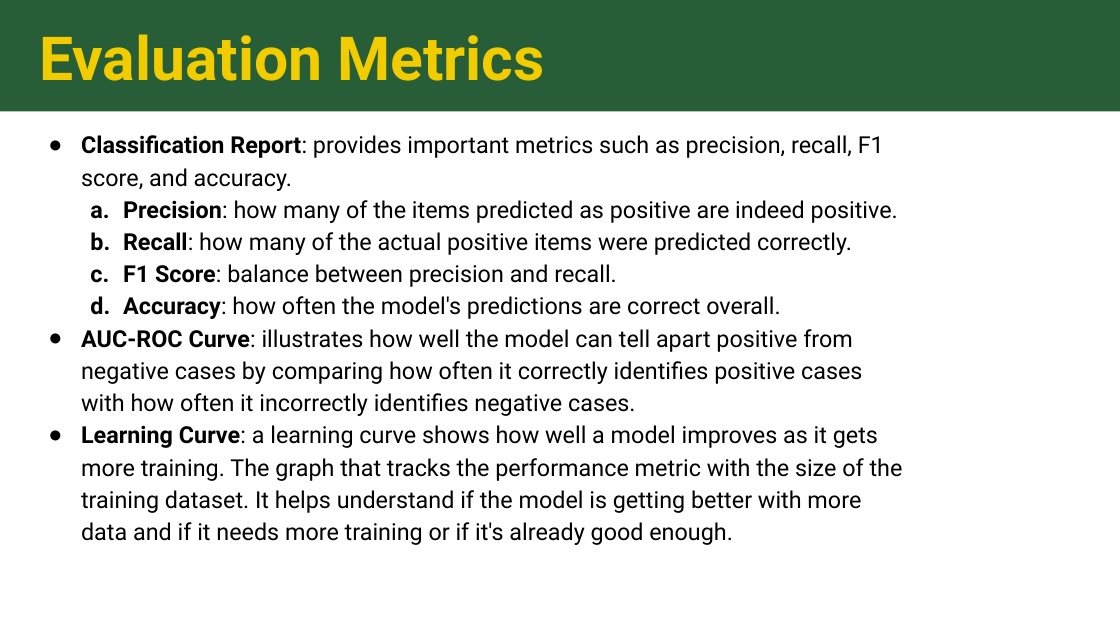
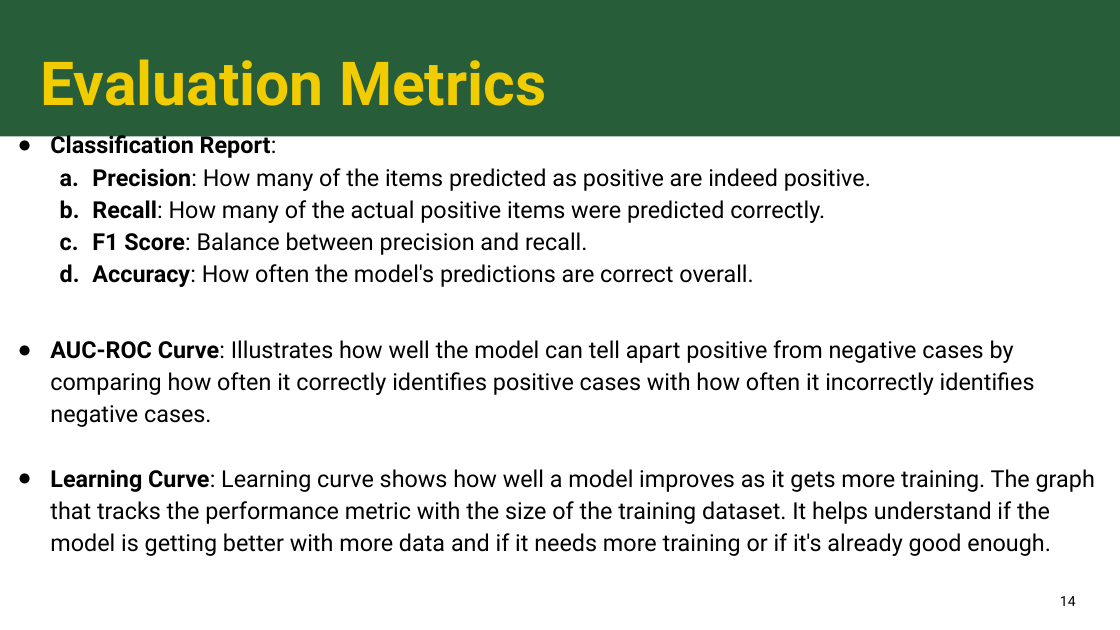
Before and after one commit to sk2003hw/Airline_Delay_and_Cancellation_Analysis, a slide deck: slide 14 of MATH 509_Project Presentation_Draft.pptx (slide 15 before the commit). Drawn at 1120x630 pixels with LibreOffice and Linux fonts; fonts in the diff are those of the drawing; background and template pictures are left out. Boxes give left, top, right and bottom in pixels: in the first picture for what was removed or moved away, otherwise in the second. Text is boxed around its words. In the diff, an @@ line names an element or a change of style, - is before the commit and + after.

```diff
--- a/MATH 509_Project Presentation_Draft.pptx
+++ b/MATH 509_Project Presentation_Draft.pptx
@@ background #275D37 to #FFFFFF @@
@@ rectangle added at [0, 0, 1120, 136], fill #275D38 @@
@@ title "Evaluation Metrics": place and size @@
-title "Evaluation Metrics" at [39, 34, 544, 81]
+title "Evaluation Metrics" at [41, 59, 546, 106]
@@ rectangle removed at [0, 112, 1120, 630] @@
@@ text at [50, 132, 1095, 556]: text changed @@
-● Classification Report: provides important metrics such as precision, recall, F1 score, and accuracy.
-  a. Precision: how many of the items predicted as positive are indeed positive.
-  b. Recall: how many of the actual positive items were predicted correctly.
-  c. F1 Score: balance between precision and recall.
-  d. Accuracy: how often the model's predictions are correct overall.
-● AUC-ROC Curve: illustrates how well the model can tell apart positive from negative cases by comparing how often it correctly identifies positive cases with how often it incorrectly identifies negative cases.
-● Learning Curve: a learning curve shows how well a model improves as it gets more training. The graph that tracks the performance metric with the size of the training dataset. It helps understand if the model is getting better with more data and if it needs more training or if it's already good enough.
+● Classification Report:
+  a. Precision: How many of the items predicted as positive are indeed positive.
+  b. Recall: How many of the actual positive items were predicted correctly.
+  c. F1 Score: Balance between precision and recall.
+  d. Accuracy: How often the model's predictions are correct overall.
+● AUC-ROC Curve: Illustrates how well the model can tell apart positive from negative cases by comparing how often it correctly identifies positive cases with how often it incorrectly identifies negative cases.
+● Learning Curve: Learning curve shows how well a model improves as it gets more training. The graph that tracks the performance metric with the size of the training dataset. It helps understand if the model is getting better with more data and if it needs more training or if it's already good enough.
@@ page number added at [1060, 596, 1076, 606], 12 pt, text #000000 @@
+14
```
Also in this commit, not shown: 1 slide removed.
